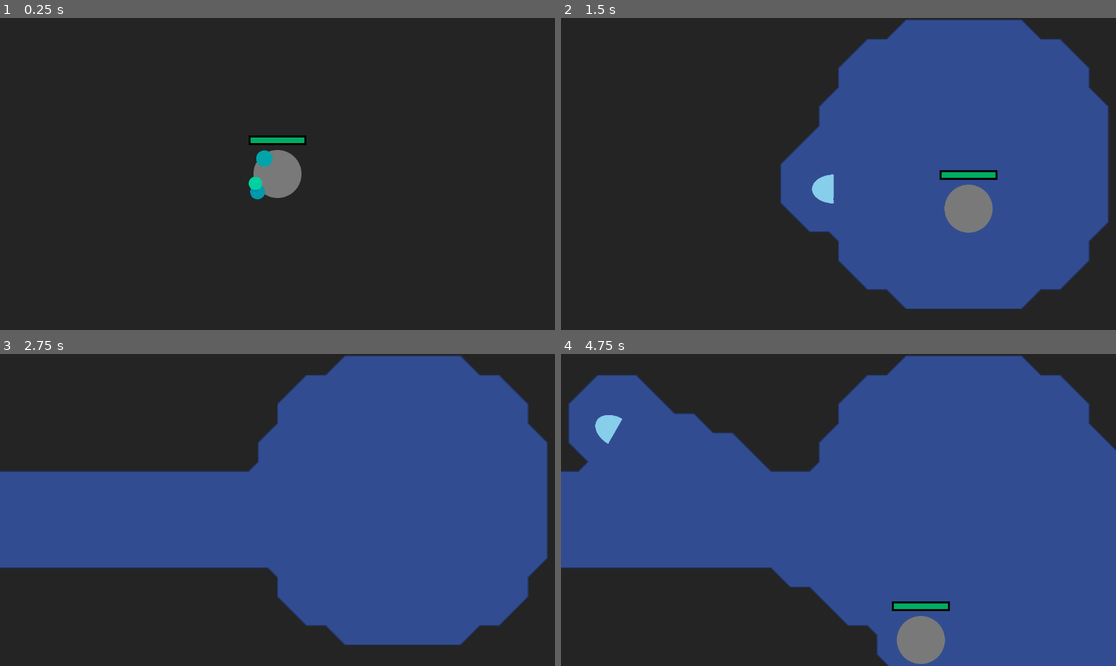
Above: before the commit, frames 1-4 (two rows, left to right).
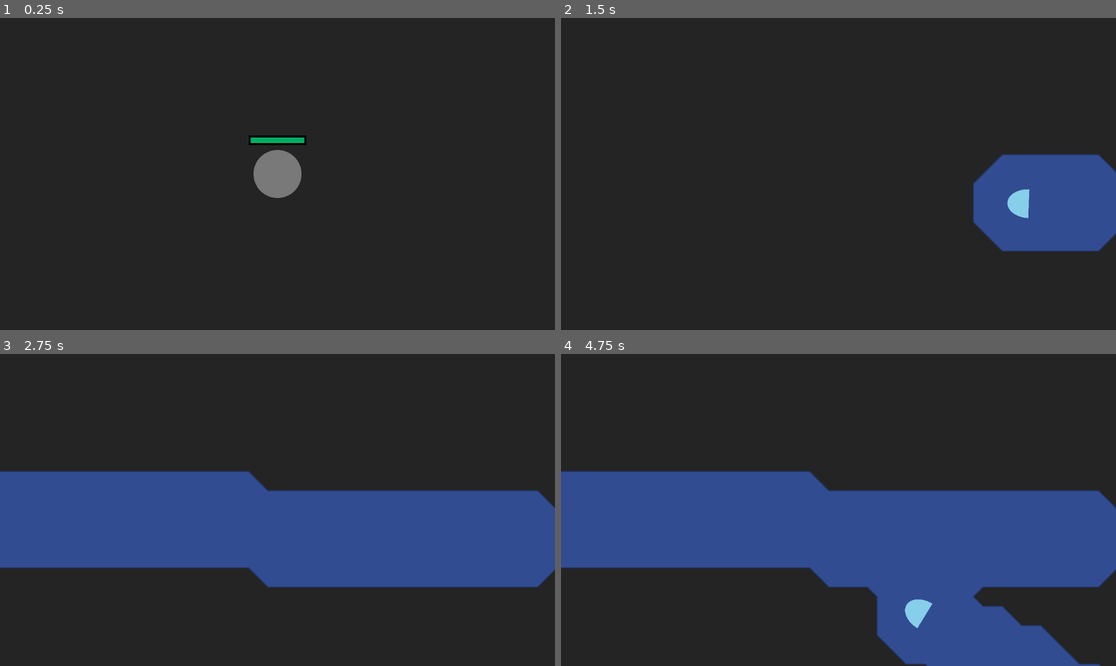
Above: after the commit, the same moments.

Repository: alhimik12/eclipse_showdown
Game: Godot game, scene res://levels/world.tscn
The game is run twice, just before and just after one commit, with the same random seed, the same clock (stepped at 60 frames per second) and the same inputs.
Inputs (mouse positions are in pixels of both pictures, inside the frame that each line leads up to):
- Up to frame 1 (0.25 s): no input
- Up to frame 2 (1.5 s): move the mouse to (960, 158) at 0.52 s; press the mouse at (960, 158) at 0.53 s; hold D (move_right) 0.53-1.28 s; move the mouse to (727, 189) at 1.27 s; release the mouse at (727, 189) at 1.28 s; hold S (move_down) from 1.28 s (still down); right-click (727, 189) at 1.35 s
- Up to frame 3 (2.75 s): move the mouse to (333, 441) at 2.02 s; release S (move_down) at 2.03 s; hold D (move_right) from 2.03 s (still down); tap Mouse wheel down (select_down) at 2.1 s
- Up to frame 4 (4.75 s): move the mouse to (810, 572) at 2.77 s; release D (move_right) at 2.78 s; hold Q (loadup1) 2.78-3.53 s; tap Mouse wheel up (select_up) at 2.85 s; tap Enter at 3.5 s; move the mouse to (1005, 556) at 3.52 s; press the mouse at (1005, 556) at 3.53 s; hold A (more_left) from 3.53 s (still down); move the mouse to (672, 463) at 4.27 s; release the mouse at (672, 463) at 4.28 s; right-click (672, 463) at 4.35 s

The runs differ from the first frame. In frame 1, 0.3% of the frame differs, in the area x 44-50%, y 42-59%; in frame 2, 38%, in the area x 39-100%, y 0-94%; in frame 3, 27%; in frame 4, 34%.

Commit message:
finished effects and dartblow

Diff:
--- a/characters/character_class.gd
+++ b/characters/character_class.gd
@@ -8,6 +8,7 @@
 var knockback_power = 15
 var speed_multiplyer = 1
 var reload_change = 1
+var not_frozen = true
 var can_attack = true
 var previous_position = Vector2.ZERO
 
@@ -26,6 +27,9 @@
 	speed_change = 1
 	reload_change = 1
 	can_attack = true
+
+	if not not_frozen:
+		can_attack = false
 
 	var cell_type = tilemap.get_cell_type(global_position)
 	match cell_type:
--- a/characters/effects/blind.tscn
+++ b/characters/effects/blind.tscn
@@ -1,8 +1,46 @@
-[gd_scene load_steps=2 format=3 uid="uid://c0o6f30fsdovn"]
+[gd_scene load_steps=8 format=3 uid="uid://c0o6f30fsdovn"]
 
 [ext_resource type="Script" path="res://characters/effects/blind.gd" id="1_dr0dx"]
+[ext_resource type="Texture2D" uid="uid://c5dtlpgvynwrs" path="res://textures/basic_shapes/circle.png" id="2_jf28e"]
+
+[sub_resource type="Gradient" id="Gradient_a6bpb"]
+offsets = PackedFloat32Array(0, 0.475309, 1)
+colors = PackedColorArray(1, 1, 1, 1, 1, 1, 0.431373, 1, 0.359857, 0.1818, 0.0694464, 1)
+
+[sub_resource type="GradientTexture1D" id="GradientTexture1D_io6qj"]
+gradient = SubResource("Gradient_a6bpb")
+
+[sub_resource type="Curve" id="Curve_pbv4q"]
+_data = [Vector2(0, 1), 0.0, 0.0, 0, 0, Vector2(0.986301, 0), -2.66241, 0.0, 0, 0]
+point_count = 2
+
+[sub_resource type="CurveTexture" id="CurveTexture_c5v31"]
+curve = SubResource("Curve_pbv4q")
+
+[sub_resource type="ParticleProcessMaterial" id="ParticleProcessMaterial_dhusd"]
+lifetime_randomness = 0.12
+particle_flag_disable_z = true
+emission_shape = 2
+emission_sphere_radius = 46.02
+spread = 70.289
+angular_velocity_min = -100.0
+angular_velocity_max = 100.0
+orbit_velocity_min = -1.0
+orbit_velocity_max = 1.0
+damping_min = 30.578
+damping_max = 49.587
+scale_min = 0.01
+scale_max = 0.04
+scale_curve = SubResource("CurveTexture_c5v31")
+color_ramp = SubResource("GradientTexture1D_io6qj")
 
 [node name="blind" type="Node2D"]
 script = ExtResource("1_dr0dx")
-duration = 1.2
+duration = 1.7
 effect_name = "blind"
+
+[node name="particles" type="GPUParticles2D" parent="."]
+amount = 16
+process_material = SubResource("ParticleProcessMaterial_dhusd")
+texture = ExtResource("2_jf28e")
+local_coords = true
--- a/characters/effects/execution.tscn
+++ b/characters/effects/execution.tscn
@@ -1,7 +1,8 @@
-[gd_scene load_steps=5 format=3 uid="uid://bixr2hgfqoxid"]
+[gd_scene load_steps=9 format=3 uid="uid://bixr2hgfqoxid"]
 
 [ext_resource type="Script" path="res://characters/effects/execution.gd" id="1_6o52e"]
 [ext_resource type="Texture2D" uid="uid://cuilto7u8xk2a" path="res://textures/basic_shapes/square.png" id="2_ccp4q"]
+[ext_resource type="Texture2D" uid="uid://4gevuclkdy3q" path="res://textures/basic_shapes/half_circle.png" id="3_jompa"]
 
 [sub_resource type="Animation" id="Animation_25s7k"]
 resource_name = "new_animation"
@@ -16,7 +17,31 @@
 "times": PackedFloat32Array(0, 2.9, 3),
 "transitions": PackedFloat32Array(1.46408, 0.164939, 2.2974),
 "update": 0,
-"values": [Vector2(0, -50), Vector2(0, -30), Vector2(0, 0)]
+"values": [Vector2(0, -70), Vector2(0, -45), Vector2(0, -10)]
+}
+tracks/1/type = "value"
+tracks/1/imported = false
+tracks/1/enabled = true
+tracks/1/path = NodePath("Sprite2D:modulate")
+tracks/1/interp = 1
+tracks/1/loop_wrap = true
+tracks/1/keys = {
+"times": PackedFloat32Array(0, 2, 2.4, 2.9),
+"transitions": PackedFloat32Array(2.2974, 1, 1, 1),
+"update": 0,
+"values": [Color(1, 1, 1, 1), Color(1, 1, 0.482353, 1), Color(1, 1, 0.482353, 1), Color(1, 0.490196, 0.482353, 1)]
+}
+tracks/2/type = "value"
+tracks/2/imported = false
+tracks/2/enabled = true
+tracks/2/path = NodePath("GPUParticles2D:emitting")
+tracks/2/interp = 1
+tracks/2/loop_wrap = true
+tracks/2/keys = {
+"times": PackedFloat32Array(0, 2.5),
+"transitions": PackedFloat32Array(1, 1),
+"update": 1,
+"values": [true, false]
 }
 
 [sub_resource type="AnimationLibrary" id="AnimationLibrary_cq20w"]
@@ -24,15 +49,35 @@
 "new_animation": SubResource("Animation_25s7k")
 }
 
+[sub_resource type="Curve" id="Curve_872h0"]
+_data = [Vector2(0, 0), 0.0, 15.51, 0, 0, Vector2(0.162088, 0.995672), 0.0, 0.0, 0, 0, Vector2(0.989011, 0), -1.80274, 0.0, 0, 0]
+point_count = 3
+
+[sub_resource type="CurveTexture" id="CurveTexture_u1iim"]
+curve = SubResource("Curve_872h0")
+
+[sub_resource type="ParticleProcessMaterial" id="ParticleProcessMaterial_6ns33"]
+particle_flag_align_y = true
+particle_flag_disable_z = true
+emission_shape = 2
+emission_sphere_radius = 77.26
+radial_velocity_min = -154.64
+radial_velocity_max = -61.86
+gravity = Vector3(0, 0, 0)
+scale_min = 0.05
+scale_max = 0.05
+scale_curve = SubResource("CurveTexture_u1iim")
+color = Color(0.87451, 0.796078, 0.721569, 0.380392)
+hue_variation_max = 0.18
+
 [node name="execution" type="Node2D"]
 script = ExtResource("1_6o52e")
 duration = 3.0
 effect_name = "execution"
 
 [node name="Sprite2D" type="Sprite2D" parent="."]
-modulate = Color(0.811765, 0.631373, 0.517647, 1)
-position = Vector2(0, -50)
-scale = Vector2(0.02, 0.046)
+position = Vector2(0, -70)
+scale = Vector2(0.02, 0.093)
 texture = ExtResource("2_ccp4q")
 
 [node name="Sprite2D2" type="Sprite2D" parent="Sprite2D"]
@@ -42,7 +87,20 @@
 skew = -0.279876
 texture = ExtResource("2_ccp4q")
 
+[node name="Sprite2D" type="Sprite2D" parent="Sprite2D"]
+position = Vector2(-2.35007e-07, -51.0753)
+rotation = 1.5708
+scale = Vector2(0.121554, 3.06239)
+texture = ExtResource("2_ccp4q")
+
 [node name="animation" type="AnimationPlayer" parent="."]
 libraries = {
 "": SubResource("AnimationLibrary_cq20w")
 }
+
+[node name="GPUParticles2D" type="GPUParticles2D" parent="."]
+amount = 5
+process_material = SubResource("ParticleProcessMaterial_6ns33")
+texture = ExtResource("3_jompa")
+lifetime = 0.5
+local_coords = true
--- a/characters/effects/frozen.gd
+++ b/characters/effects/frozen.gd
@@ -1,4 +1,8 @@
 extends effect_class
 
-func _process(delta):
-	character.can_attack = false
+func effect_start():
+	character.not_frozen = false
+
+
+func effect_end():
+	character.not_frozen = true
--- a/characters/effects/frozen.tscn
+++ b/characters/effects/frozen.tscn
@@ -1,8 +1,38 @@
-[gd_scene load_steps=2 format=3 uid="uid://cd2auara1ktn7"]
+[gd_scene load_steps=6 format=3 uid="uid://cd2auara1ktn7"]
 
 [ext_resource type="Script" path="res://characters/effects/frozen.gd" id="1_4yxol"]
+[ext_resource type="Texture2D" uid="uid://cseajnytuwplf" path="res://textures/basic_shapes/cross.png" id="2_vwdac"]
+
+[sub_resource type="Curve" id="Curve_3wc48"]
+_data = [Vector2(0, 1), 0.0, 0.0, 0, 0, Vector2(0.986301, 0), -2.66241, 0.0, 0, 0]
+point_count = 2
+
+[sub_resource type="CurveTexture" id="CurveTexture_4aegm"]
+curve = SubResource("Curve_3wc48")
+
+[sub_resource type="ParticleProcessMaterial" id="ParticleProcessMaterial_4ubjx"]
+lifetime_randomness = 0.12
+particle_flag_disable_z = true
+emission_shape = 1
+emission_sphere_radius = 46.02
+spread = 70.289
+damping_min = 30.578
+damping_max = 49.587
+scale_min = 0.06
+scale_max = 0.06
+scale_curve = SubResource("CurveTexture_4aegm")
+color = Color(0.764706, 0.121569, 0.792157, 1)
+hue_variation_min = -0.1
+hue_variation_max = 0.03
 
 [node name="frozen" type="Node2D"]
 script = ExtResource("1_4yxol")
 duration = 2.0
 effect_name = "frozen"
+
+[node name="particles" type="GPUParticles2D" parent="."]
+amount = 4
+process_material = SubResource("ParticleProcessMaterial_4ubjx")
+texture = ExtResource("2_vwdac")
+lifetime = 0.2
+local_coords = true
--- a/characters/effects/stun.tscn
+++ b/characters/effects/stun.tscn
@@ -1,8 +1,43 @@
-[gd_scene load_steps=2 format=3 uid="uid://c8c5xuhnss7wt"]
+[gd_scene load_steps=6 format=3 uid="uid://c8c5xuhnss7wt"]
 
 [ext_resource type="Script" path="res://characters/effects/stun.gd" id="1_85mrw"]
+[ext_resource type="Texture2D" uid="uid://cuilto7u8xk2a" path="res://textures/basic_shapes/square.png" id="2_1troc"]
+
+[sub_resource type="Curve" id="Curve_jeyu2"]
+_data = [Vector2(0, 1), 0.0, 0.0, 0, 0, Vector2(0.986301, 0), -2.66241, 0.0, 0, 0]
+point_count = 2
+
+[sub_resource type="CurveTexture" id="CurveTexture_emjhq"]
+curve = SubResource("Curve_jeyu2")
+
+[sub_resource type="ParticleProcessMaterial" id="ParticleProcessMaterial_qyh8l"]
+lifetime_randomness = 0.12
+particle_flag_disable_z = true
+emission_shape = 1
+emission_sphere_radius = 46.02
+spread = 70.289
+angular_velocity_min = -100.0
+angular_velocity_max = 100.0
+radial_velocity_min = 1.9
+radial_velocity_max = 30.93
+damping_min = 30.578
+damping_max = 49.587
+scale_min = 0.01
+scale_max = 0.04
+scale_curve = SubResource("CurveTexture_emjhq")
+color = Color(0.45098, 0.662745, 0.415686, 1)
+hue_variation_min = -0.1
+hue_variation_max = 0.03
 
 [node name="stun" type="Node2D"]
 script = ExtResource("1_85mrw")
 duration = 0.15
 effect_name = "stun"
+
+[node name="particles" type="GPUParticles2D" parent="."]
+amount = 4
+process_material = SubResource("ParticleProcessMaterial_qyh8l")
+texture = ExtResource("2_1troc")
+speed_scale = 4.0
+explosiveness = 0.9
+local_coords = true
--- a/characters/player/player.gd
+++ b/characters/player/player.gd
@@ -3,10 +3,6 @@
 var base_speed = 450
 @export var gun1: gun_class
 @export var gun2: gun_class
-
-
-func _ready():
-	effect_manager.apply_effect("slow")
 
 func process(delta):
 	var direction = Vector2(Input.get_axis("more_left", "move_right"), Input.get_axis("move_up", "move_down")).normalized()
--- a/characters/player/player.tscn
+++ b/characters/player/player.tscn
@@ -9,10 +9,11 @@
 [ext_resource type="PackedScene" uid="uid://44b0s6qr7qk6" path="res://characters/player/weapons/ball_wand.tscn" id="7_i36mp"]
 [ext_resource type="PackedScene" uid="uid://silqu5lnyxs5" path="res://characters/player/weapons/ring_ring.tscn" id="8_prvrr"]
 [ext_resource type="PackedScene" uid="uid://cepcvnl313xly" path="res://characters/player/weapons/antimatter_gauntlet.tscn" id="9_ej6o6"]
+[ext_resource type="PackedScene" uid="uid://c4rcm1ry65u8x" path="res://characters/player/weapons/dartblow.tscn" id="10_752xh"]
 
 [node name="player" type="Node2D" node_paths=PackedStringArray("gun1", "gun2")]
 script = ExtResource("1_rnmyl")
-gun1 = NodePath("ball_wand")
+gun1 = NodePath("dartblow")
 gun2 = NodePath("leaky_gun")
 
 [node name="Circle" type="Sprite2D" parent="."]
@@ -39,3 +40,5 @@
 [node name="ring_ring" parent="." instance=ExtResource("8_prvrr")]
 
 [node name="antimatter_gauntlet" parent="." instance=ExtResource("9_ej6o6")]
+
+[node name="dartblow" parent="." instance=ExtResource("10_752xh")]
--- /dev/null
+++ b/characters/player/weapons/dartblow.gd
@@ -0,0 +1,4 @@
+extends gun_class
+
+func loadup():
+	return default_loadup()
--- /dev/null
+++ b/characters/player/weapons/dartblow.tscn
@@ -0,0 +1,9 @@
+[gd_scene load_steps=2 format=3 uid="uid://c4rcm1ry65u8x"]
+
+[ext_resource type="Script" path="res://characters/player/weapons/dartblow.gd" id="1_x6det"]
+
+[node name="dartblow" type="Node2D"]
+script = ExtResource("1_x6det")
+projectile = "res://characters/projectiles/imbued_dart.tscn"
+reload_time = 0.1
+shoot_time = 0.4
--- /dev/null
+++ b/characters/projectiles/imbued_dart.gd
@@ -0,0 +1,35 @@
+extends projectile_class
+
+var direction
+var speed = 1500
+
+func ready():
+	hp = 2
+	global_position = character.global_position
+	look_at(get_global_mouse_position())
+	direction = Vector2.RIGHT.rotated(rotation)
+
+func process(delta):
+	global_position += direction * speed * delta
+
+func on_death():
+	character.effect_manager.apply_effect(get_element())
+
+func get_element():
+	match element:
+		0:
+			return "slow"
+		1:
+			return "burn"
+		2:
+			return "stun"
+		3:
+			return "blind"
+		4:
+			return "frozen"
+		5:
+			return "execution"
+
+
+func lifetime_timeout():
+	die()
--- a/characters/projectiles/imbued_dart.tscn
+++ b/characters/projectiles/imbued_dart.tscn
@@ -1,9 +1,11 @@
-[gd_scene load_steps=3 format=3 uid="uid://cpavsgxctpdcc"]
+[gd_scene load_steps=4 format=3 uid="uid://cpavsgxctpdcc"]
 
+[ext_resource type="Script" path="res://characters/projectiles/imbued_dart.gd" id="1_lg641"]
 [ext_resource type="Texture2D" uid="uid://4gevuclkdy3q" path="res://textures/basic_shapes/half_circle.png" id="1_s5688"]
 [ext_resource type="Texture2D" uid="uid://cuilto7u8xk2a" path="res://textures/basic_shapes/square.png" id="2_0tn38"]
 
 [node name="imbued_dart" type="Node2D"]
+script = ExtResource("1_lg641")
 
 [node name="Sprite2D" type="Sprite2D" parent="."]
 modulate = Color(0.686275, 0.686275, 0.686275, 1)
@@ -22,3 +24,10 @@
 position = Vector2(10, 0)
 scale = Vector2(0.05, 0.025)
 texture = ExtResource("2_0tn38")
+
+[node name="lifetime" type="Timer" parent="."]
+wait_time = 2.0
+one_shot = true
+autostart = true
+
+[connection signal="timeout" from="lifetime" to="." method="lifetime_timeout"]
Not shown: 2 places in characters/effects/burn.tscn that only renumber resources
Not shown: 1 places in characters/player/player.tscn that only renumber resources
Binary file added: textures/basic_shapes/cross.png
Not shown, added: textures/basic_shapes/cross.png.import
Binary file added: textures/basic_shapes/plus.png
Not shown, added: textures/basic_shapes/plus.png.import
